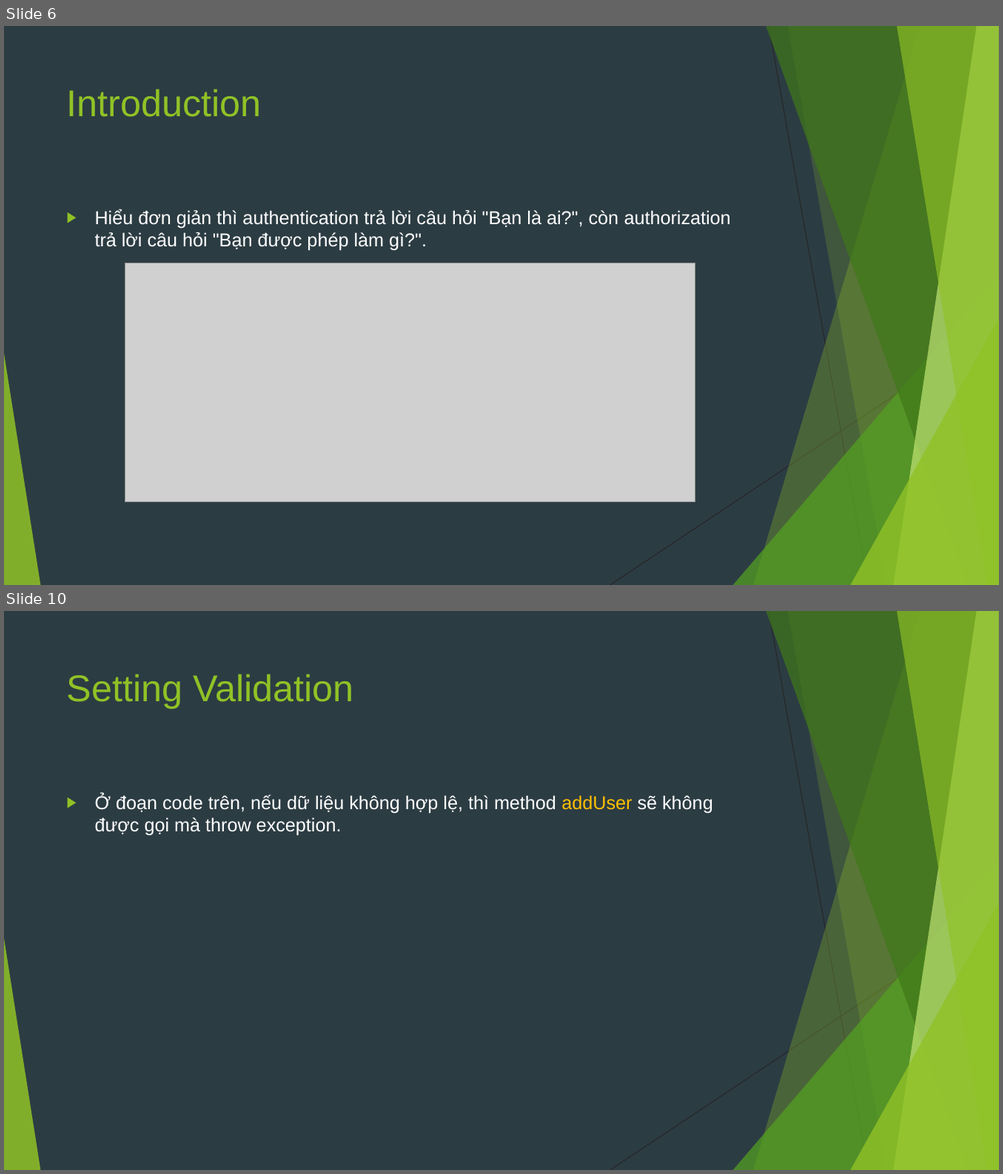
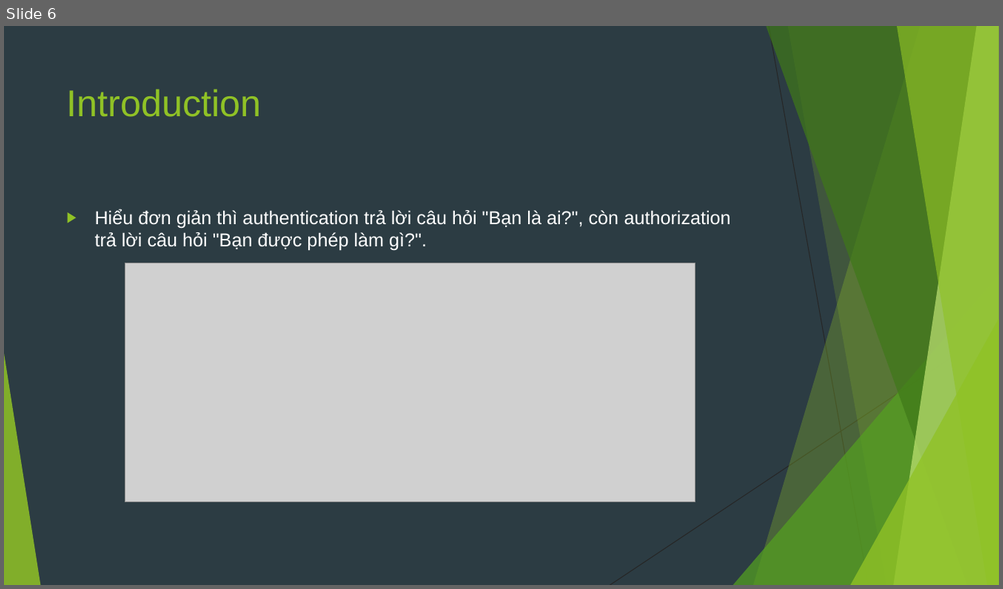
Before and after one commit to sobbingwind/SpringBoot, a slide deck: 09.Spring Security.pptx. Shown one above the other, each under a label of ours: slides 6 and 10 before the commit, slide 6 after it; the slides between them are not shown. The pictures are 1003x1174 and 1003x589 pixels, drawn with LibreOffice and Linux fonts; fonts in the diff are those of the drawing; grey boxes stand for pictures. Boxes give left, top, right and bottom in pixels: in the first picture for what was removed or moved away, otherwise in the second. Text is boxed around its words. In the diff, an @@ line names an element or a change of style, - is before the commit and + after.

```diff
--- a/09.Spring Security.pptx
+++ b/09.Spring Security.pptx
@@ slide 10 removed at bbox=[4, 611, 999, 1170], background #2C3C43; not listed: 10 template elements that a slide beside it also shows @@
@@ title removed at bbox=[67, 674, 354, 709] @@
-Setting Validation
@@ text removed at bbox=[95, 795, 713, 836] @@
-▶ Ở đoạn code trên, nếu dữ liệu không hợp lệ, thì method addUser sẽ không được gọi mà throw exception.
```
Also in this commit, not shown: 4 slides changed, 18 slides added, 5 other slides removed.
